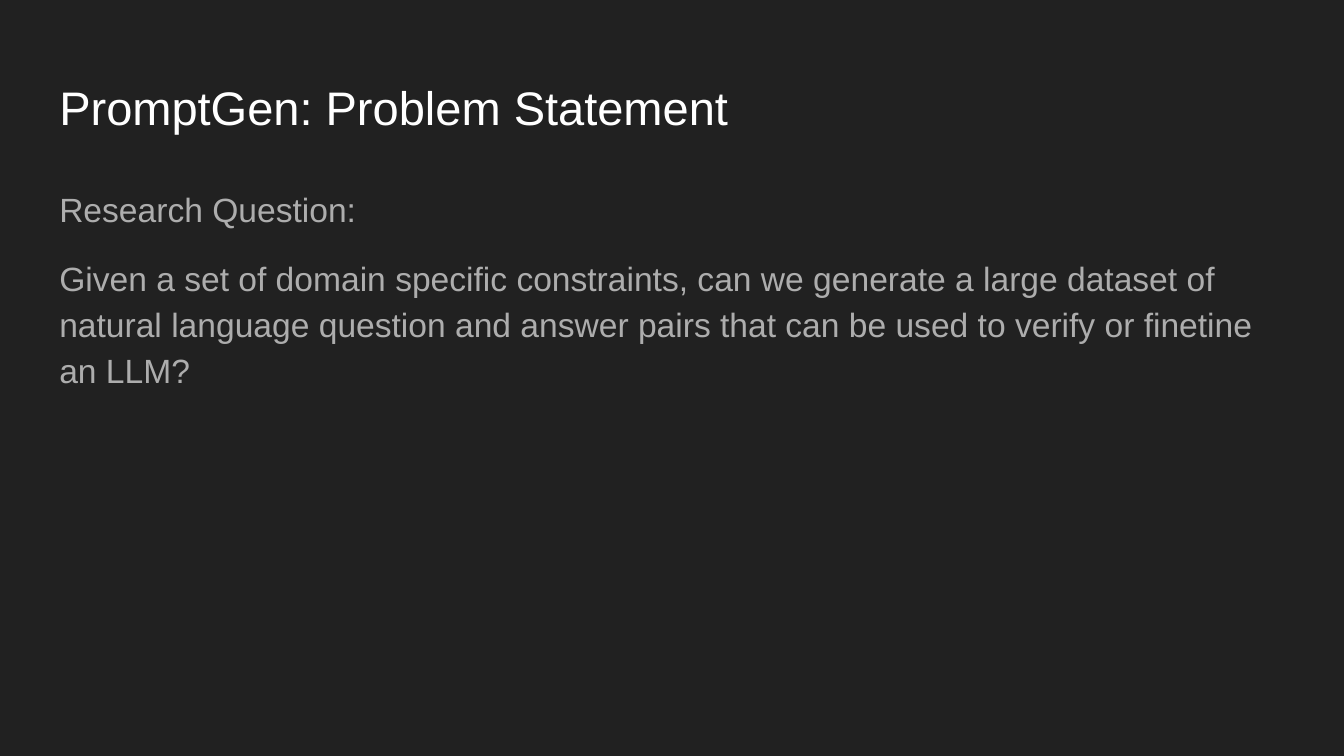
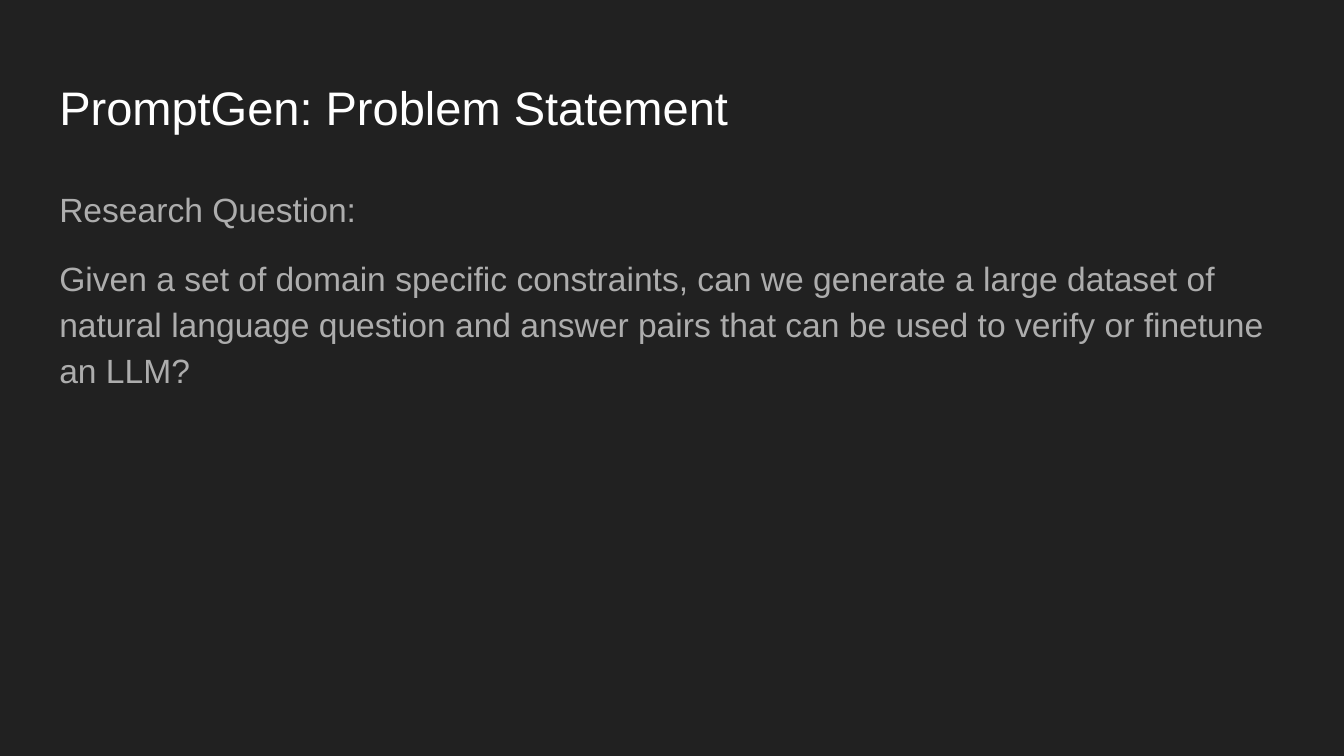
Before and after one commit to svarshh/189g_final_project, a slide deck: slide 2 of presentation/PromptGen.pptx. Drawn at 1344x756 pixels with LibreOffice and Linux fonts; fonts in the diff are those of the drawing. Boxes give left, top, right and bottom in pixels: in the first picture for what was removed or moved away, otherwise in the second. Text is boxed around its words. In the diff, an @@ line names an element or a change of style, - is before the commit and + after.

```diff
--- a/presentation/PromptGen.pptx
+++ b/presentation/PromptGen.pptx
@@ text at (x1=59, y1=266, x2=1263, y2=384): text changed @@
-Given a set of domain specific constraints, can we generate a large dataset of natural language question and answer pairs that can be used to verify or finetine an LLM?
+Given a set of domain specific constraints, can we generate a large dataset of natural language question and answer pairs that can be used to verify or finetune an LLM?
```
Also in this commit, not shown: 1 other file.
